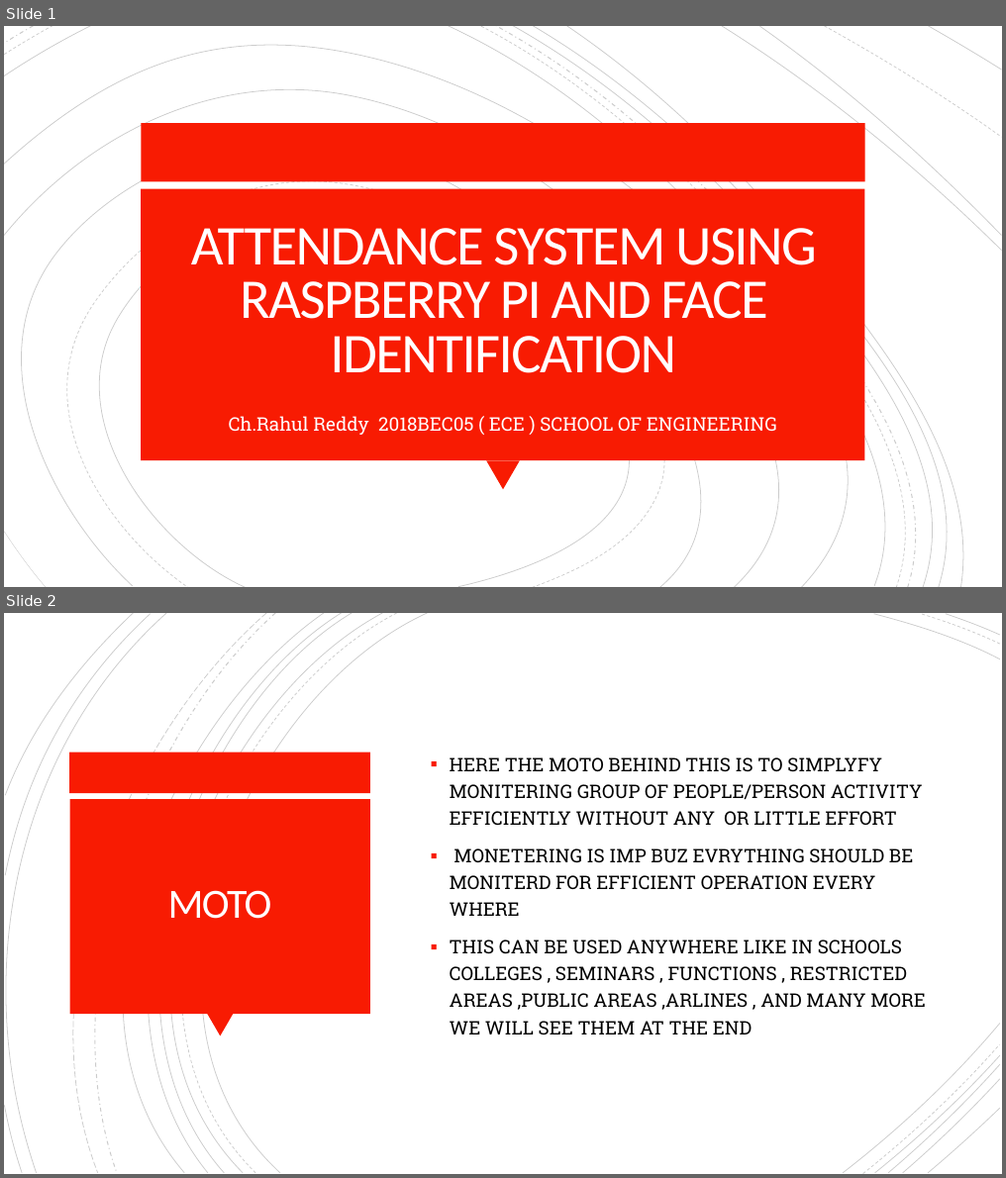
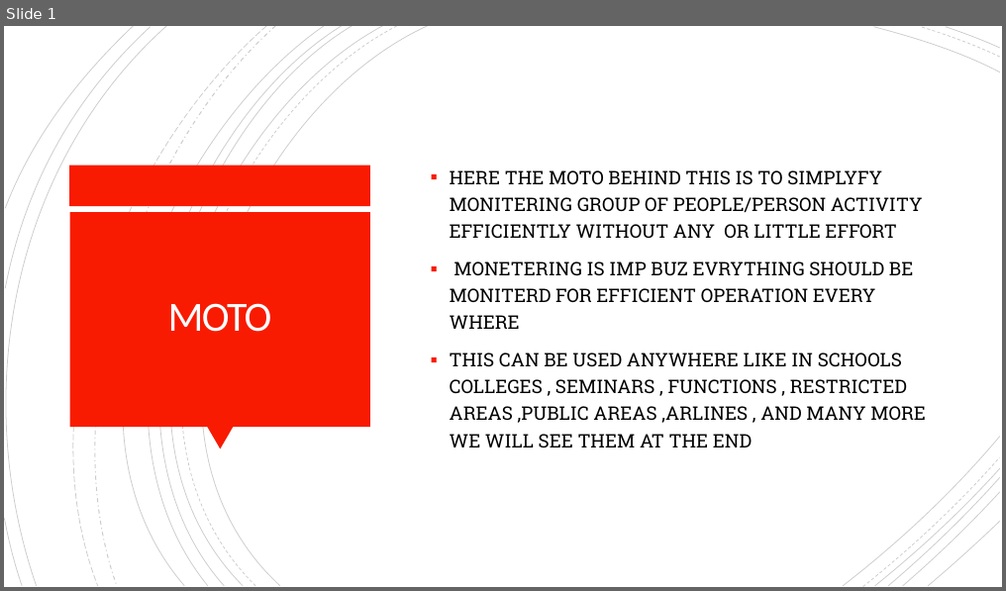
Before and after one commit to ChettetiRahulReddy/Attandace-System-using-Deep-Learning-and-RaspberryPI, a slide deck: Attendance_System.pptx. Shown one above the other, each under a label of ours: slides 1 and 2 before the commit, slide 1 after it. The pictures are 1006x1178 and 1006x591 pixels, drawn with LibreOffice and Linux fonts; fonts in the diff are those of the drawing. Boxes give left, top, right and bottom in pixels: in the first picture for what was removed or moved away, otherwise in the second. Text is boxed around its words. In the diff, an @@ line names an element or a change of style, - is before the commit and + after.

Commit message:
made some changes to ppt

```diff
--- a/Attendance_System.pptx
+++ b/Attendance_System.pptx
@@ slide 1 removed at <box>4,26,1002,587</box>, background #FFFFFF @@
@@ group removed at <box>4,26,1002,587</box>: 19 freeform shapes @@
@@ rectangle removed at <box>141,123,865,181</box> @@
@@ rectangle removed at <box>141,189,865,461</box> @@
@@ title removed at <box>191,228,817,373</box> @@
-ATTENDANCE SYSTEM USING RASPBERRY PI AND FACE IDENTIFICATION
@@ subtitle removed at <box>229,416,777,435</box> @@
-Ch.Rahul Reddy 2018BEC05 ( ECE ) SCHOOL OF ENGINEERING
@@ triangle removed at <box>486,461,520,489</box> @@
@@ what was slide 2 is now slide 1 @@
```
Also in this commit, not shown: 1 other file.
